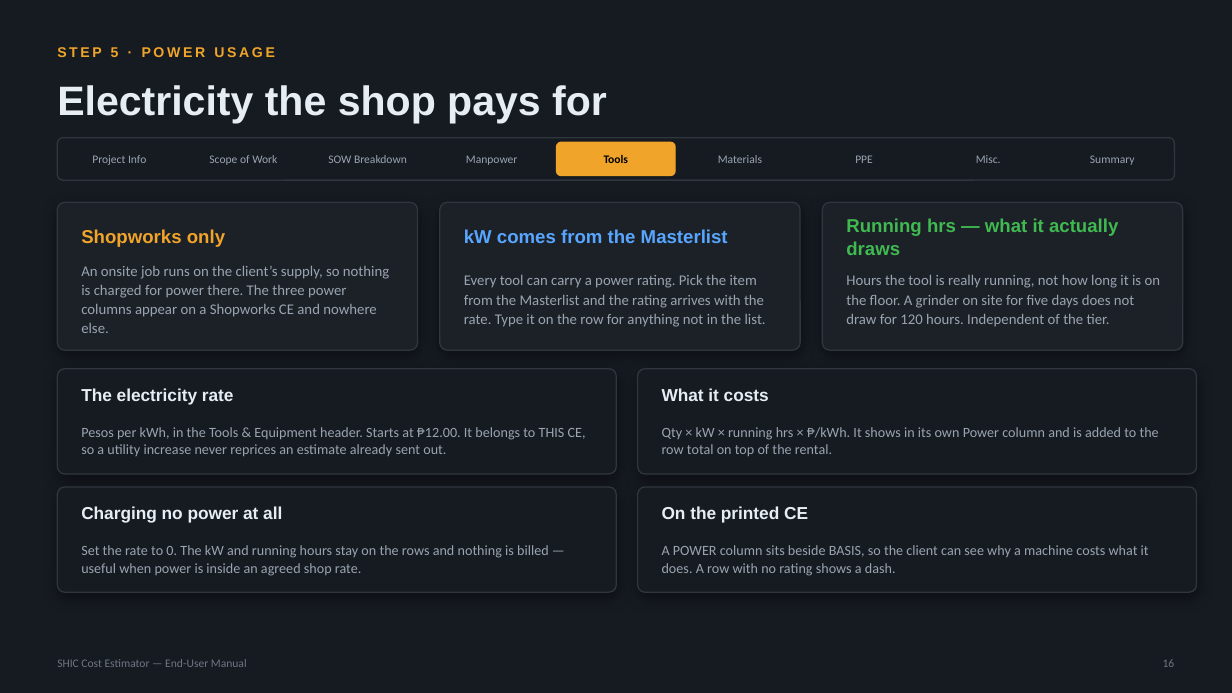
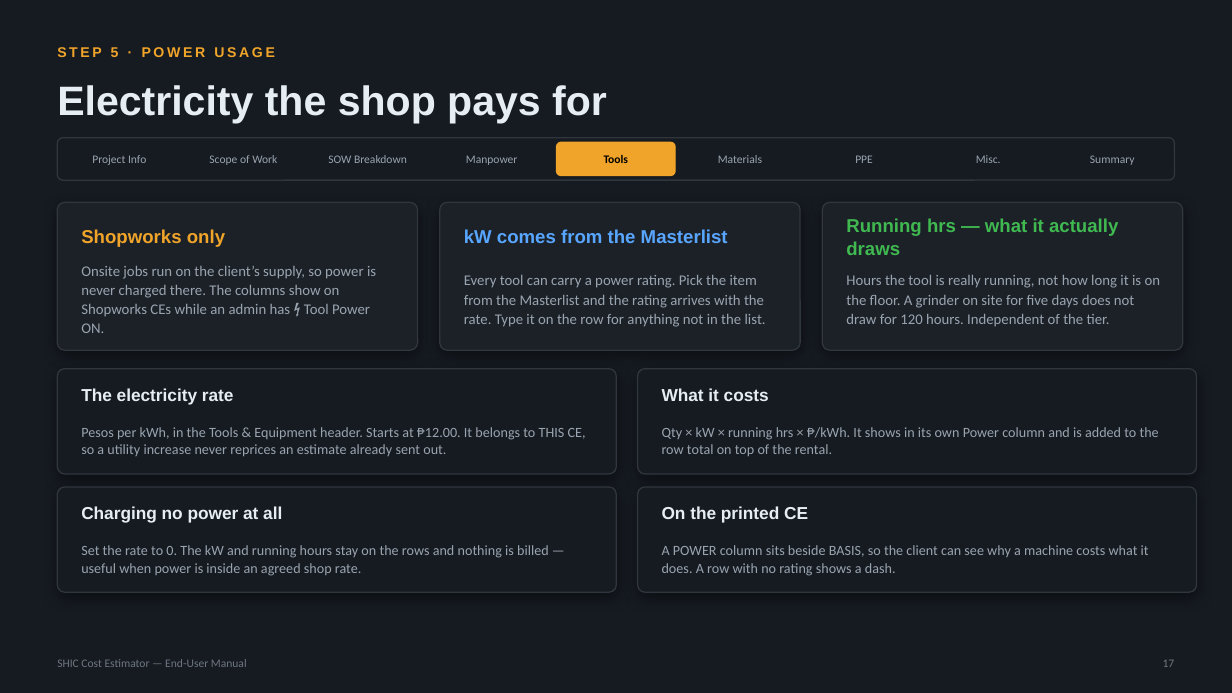
Before and after one commit to SYNERCORE/CostEstimation, a slide deck: slide 17 of docs/SHIC-Cost-Estimator-User-Manual.pptx (slide 16 before the commit). Drawn at 1232x693 pixels with LibreOffice and Linux fonts; fonts in the diff are those of the drawing. Boxes give left, top, right and bottom in pixels: in the first picture for what was removed or moved away, otherwise in the second. Text is boxed around its words. In the diff, an @@ line names an element or a change of style, - is before the commit and + after.

```diff
--- a/docs/SHIC-Cost-Estimator-User-Manual.pptx
+++ b/docs/SHIC-Cost-Estimator-User-Manual.pptx
@@ text at [81,266,376,333]: text changed @@
-An onsite job runs on the client’s supply, so nothing is charged for power there. The three power columns appear on a Shopworks CE and nowhere else.
+Onsite jobs run on the client’s supply, so power is never charged there. The columns show on Shopworks CEs while an admin has ⚡ Tool Power ON.
@@ text at [1163,660,1175,667]: text changed @@
-16
+17
```
Also in this commit, not shown: 26 other slides changed, 2 slides added.
